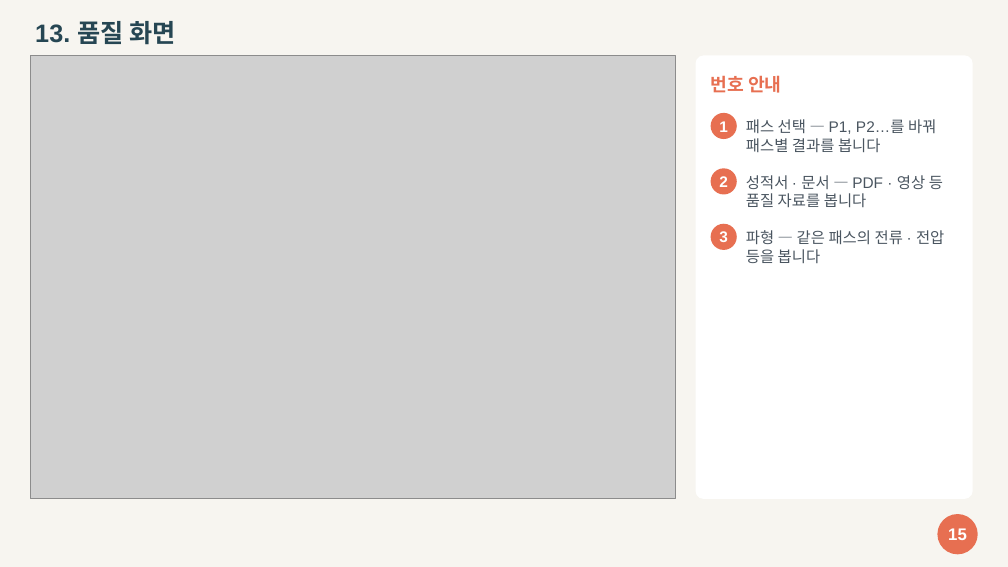
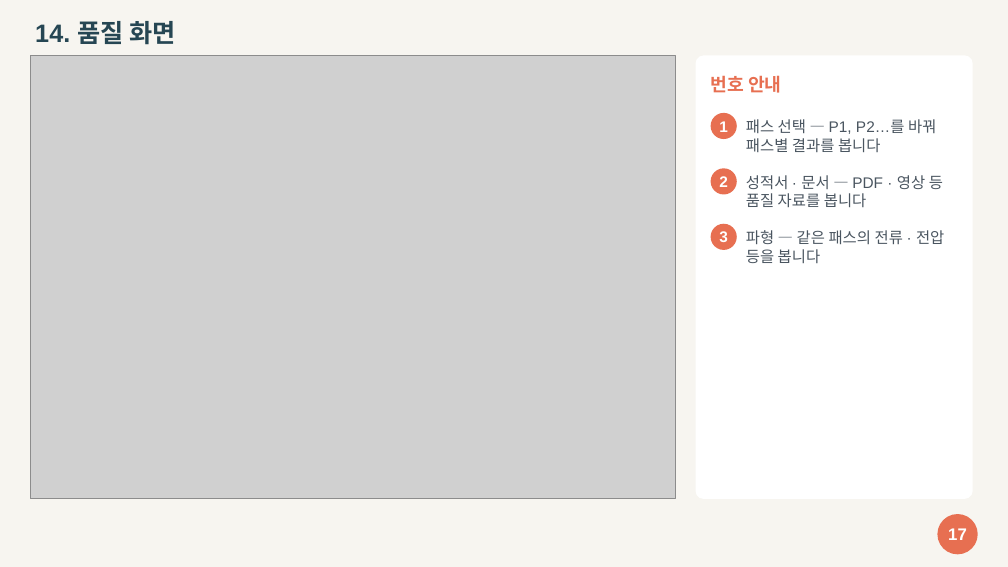
Before and after one commit to geosoft-shcho/weld-dashboard, a slide deck: slide 17 of docs/2026-10-23/작업_등록_매뉴얼.pptx (slide 15 before the commit). Drawn at 1008x567 pixels with LibreOffice and Linux fonts; fonts in the diff are those of the drawing; grey boxes stand for pictures. Boxes give left, top, right and bottom in pixels: in the first picture for what was removed or moved away, otherwise in the second. Text is boxed around its words. In the diff, an @@ line names an element or a change of style, - is before the commit and + after.

```diff
--- a/docs/2026-10-23/작업_등록_매뉴얼.pptx
+++ b/docs/2026-10-23/작업_등록_매뉴얼.pptx
@@ text at (35,21,175,45): text changed @@
-13. 품질 화면
+14. 품질 화면
@@ text at (948,528,967,540): text changed @@
-15
+17
```
Also in this commit, not shown: 14 other slides changed, 3 slides added, 1 slide removed, 28 other files.
